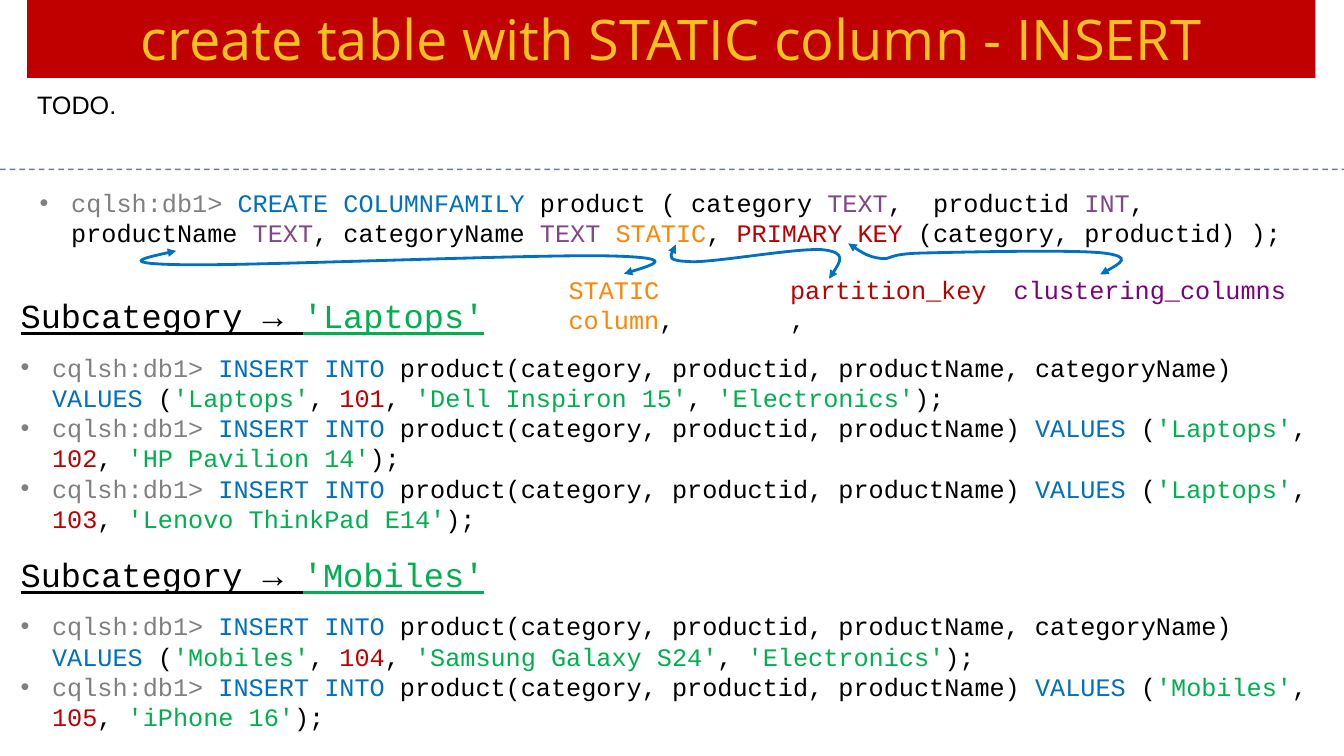
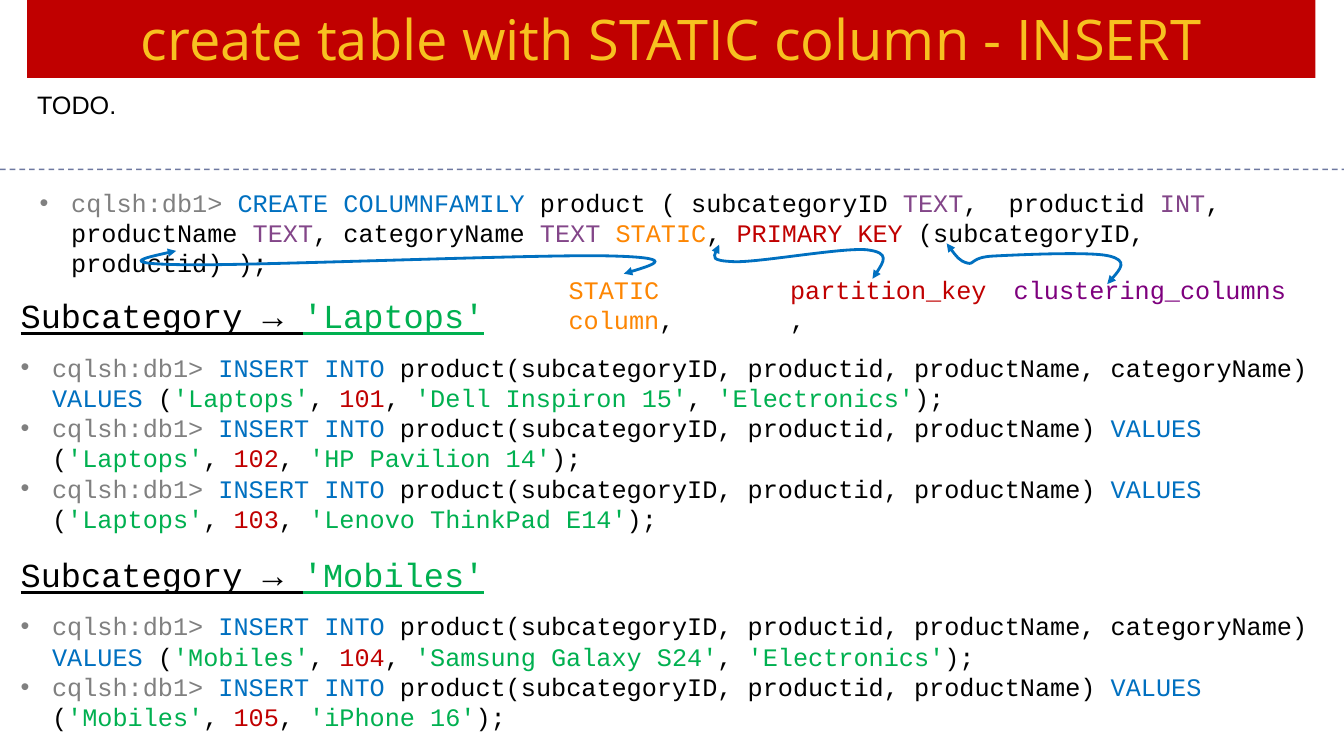
Before and after one commit to Saleel-Bagde/PPT-s, a slide deck: slide 24 of Cassandra Ver3.pptx (slide 20 before the commit). Drawn at 1344x756 pixels with LibreOffice and Linux fonts; fonts in the diff are those of the drawing. Boxes give left, top, right and bottom in pixels: in the first picture for what was removed or moved away, otherwise in the second. Text is boxed around its words. In the diff, an @@ line names an element or a change of style, - is before the commit and + after.

```diff
--- a/Cassandra Ver3.pptx
+++ b/Cassandra Ver3.pptx
@@ text at bbox=[71, 194, 1220, 251]: text changed @@
-• cqlsh:db1> CREATE COLUMNFAMILY product ( category TEXT, productid INT, productName TEXT, categoryName TEXT STATIC, PRIMARY KEY (category, productid) );
+• cqlsh:db1> CREATE COLUMNFAMILY product ( subcategoryID TEXT, productid INT, productName TEXT, categoryName TEXT STATIC, PRIMARY KEY (subcategoryID, productid) );
@@ freeform shape: place and size @@
-freeform shape at bbox=[673, 245, 839, 279]
+freeform shape at bbox=[716, 245, 882, 279]
@@ freeform shape: place and size @@
-freeform shape at bbox=[848, 243, 1119, 274]
+freeform shape at bbox=[947, 243, 1120, 283]
@@ text at bbox=[52, 358, 1308, 534]: text changed @@
-• cqlsh:db1> INSERT INTO product(category, productid, productName, categoryName) VALUES ('Laptops', 101, 'Dell Inspiron 15', 'Electronics');
-• cqlsh:db1> INSERT INTO product(category, productid, productName) VALUES ('Laptops', 102, 'HP Pavilion 14');
-• cqlsh:db1> INSERT INTO product(category, productid, productName) VALUES ('Laptops', 103, 'Lenovo ThinkPad E14');
+• cqlsh:db1> INSERT INTO product(subcategoryID, productid, productName, categoryName) VALUES ('Laptops', 101, 'Dell Inspiron 15', 'Electronics');
+• cqlsh:db1> INSERT INTO product(subcategoryID, productid, productName) VALUES ('Laptops', 102, 'HP Pavilion 14');
+• cqlsh:db1> INSERT INTO product(subcategoryID, productid, productName) VALUES ('Laptops', 103, 'Lenovo ThinkPad E14');
@@ text at bbox=[52, 617, 1308, 732]: text changed @@
-• cqlsh:db1> INSERT INTO product(category, productid, productName, categoryName) VALUES ('Mobiles', 104, 'Samsung Galaxy S24', 'Electronics');
-• cqlsh:db1> INSERT INTO product(category, productid, productName) VALUES ('Mobiles', 105, 'iPhone 16');
+• cqlsh:db1> INSERT INTO product(subcategoryID, productid, productName, categoryName) VALUES ('Mobiles', 104, 'Samsung Galaxy S24', 'Electronics');
+• cqlsh:db1> INSERT INTO product(subcategoryID, productid, productName) VALUES ('Mobiles', 105, 'iPhone 16');
```
Also in this commit, not shown: 4 slides added.
